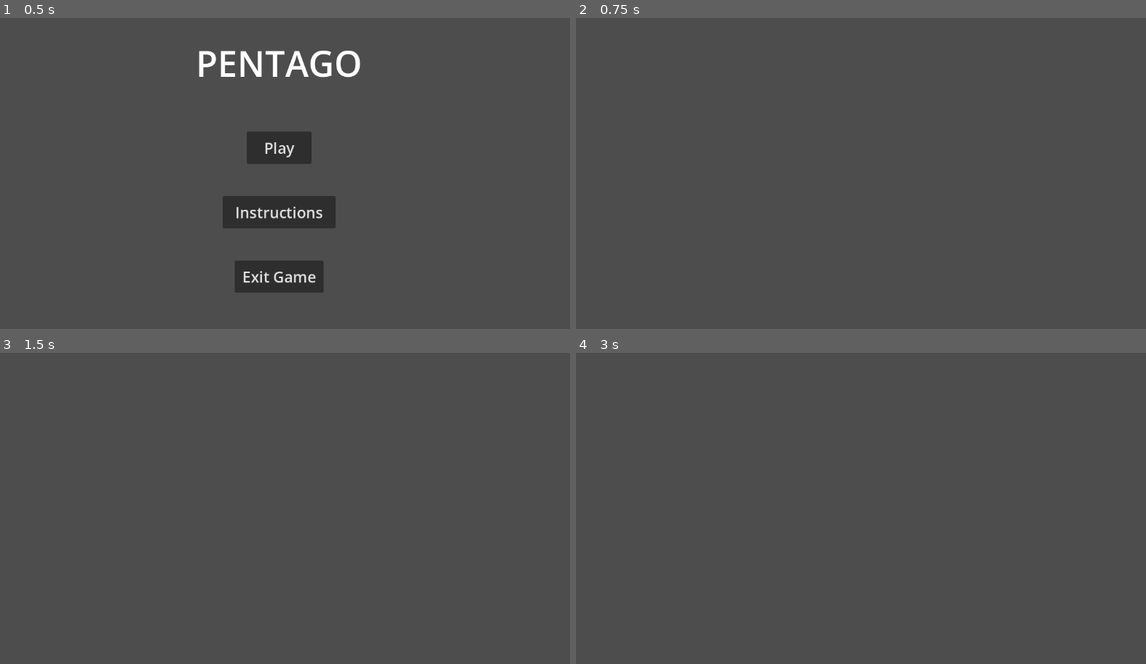
Above: before the commit, frames 1-4 (two rows, left to right).
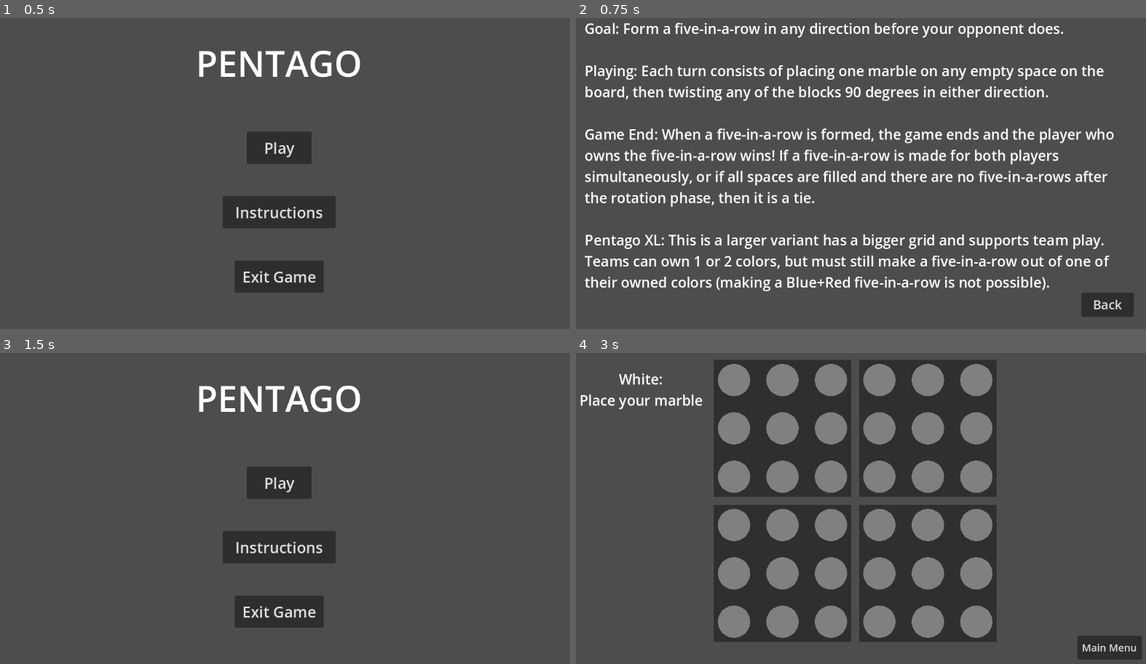
Above: after the commit, the same moments.

Repository: JadenValdez/Pentago
Game: Godot game, scene res://Scenes/Pages/Pentago.tscn
Two runs of this game, one before a commit and one after it. Both use one fixed random seed, a clock stepped at 60 frames per second and the inputs below.
Inputs (mouse positions are in pixels of both pictures, inside the frame that each line leads up to):
- Up to frame 1 (0.5 s): no input
- Up to frame 2 (0.75 s): click "Instructions" at 0.5 s
- Up to frame 3 (1.5 s): click (530, 639) at 1.25 s, where only the run after the commit has a clickable "Back"
- Up to frame 4 (3 s): click (855, 483) at 2 s, where only the run after the commit has a clickable "Play"; click (724, 530) at 2.75 s, where only the run after the commit has a clickable "Pentago"

Frame 1 is identical in both runs. In frame 2, 13% of the frame differs, in the area x 1-98%, y 1-97%; in frame 3, 5.7%; in frame 4, 43%, in the area x 0-100%, y 2-99%.

Commit message:
Finished Project
Added instructions page, added vs message to Pentago XL to make team colors clear

Diff:
--- a/Scenes/Pages/Pentago.tscn
+++ b/Scenes/Pages/Pentago.tscn
@@ -1,8 +1,9 @@
-[gd_scene load_steps=5 format=3 uid="uid://jsyjew6jtn8r"]
+[gd_scene load_steps=6 format=3 uid="uid://jsyjew6jtn8r"]
 
 [ext_resource type="Script" path="res://Scripts/Pentago.gd" id="1_6xm0i"]
 [ext_resource type="PackedScene" uid="uid://btikk6tcdgd0h" path="res://Scenes/Pages/MainMenu.tscn" id="2_6y1g4"]
 [ext_resource type="PackedScene" uid="uid://clkpujry6t0ll" path="res://Scenes/GamePieces/RotationButtons.tscn" id="2_nq8br"]
+[ext_resource type="Script" path="res://Scripts/Instructions.gd" id="3_0gmb4"]
 [ext_resource type="PackedScene" uid="uid://dcjr8ipt1brxb" path="res://Scenes/Pages/GameCustomization.tscn" id="3_xpyho"]
 
 [node name="Pentago" type="Node2D"]
@@ -10,19 +11,48 @@
 
 [node name="MainMenu" parent="." instance=ExtResource("2_6y1g4")]
 
+[node name="Instructions" type="Node2D" parent="."]
+visible = false
+script = ExtResource("3_0gmb4")
+
+[node name="Label" type="Label" parent="Instructions"]
+offset_left = 40.0
+offset_top = 32.0
+offset_right = 1128.0
+offset_bottom = 624.0
+theme_override_font_sizes/font_size = 28
+text = "Goal: Form a five-in-a-row in any direction before your opponent does.
+
+Playing: Each turn consists of placing one marble on any empty space on the board, then twisting any of the blocks 90 degrees in either direction.
+
+Game End: When a five-in-a-row is formed, the game ends and the player who owns the five-in-a-row wins! If a five-in-a-row is made for both players simultaneously, or if all spaces are filled and there are no five-in-a-rows after the rotation phase, then it is a tie.
+
+Pentago XL: This is a larger variant has a bigger grid and supports team play. Teams can own 1 or 2 colors, but must still make a five-in-a-row out of one of their owned colors (making a Blue+Red five-in-a-row is not possible)."
+autowrap_mode = 3
+
+[node name="Button" type="Button" parent="Instructions"]
+offset_left = 1024.0
+offset_top = 576.0
+offset_right = 1128.0
+offset_bottom = 624.0
+theme_override_font_sizes/font_size = 25
+text = "Back"
+
 [node name="GameCustomization" parent="." instance=ExtResource("3_xpyho")]
 visible = false
 
 [node name="RotationButtons" parent="." instance=ExtResource("2_nq8br")]
 visible = false
-position = Vector2(16, 560)
+position = Vector2(40, 560)
 
 [node name="Label" type="Label" parent="."]
-offset_left = 24.0
-offset_top = 16.0
-offset_right = 296.0
-offset_bottom = 128.0
-theme_override_font_sizes/font_size = 30
+offset_left = 16.0
+offset_top = 48.0
+offset_right = 288.0
+offset_bottom = 160.0
+theme_override_font_sizes/font_size = 28
+horizontal_alignment = 1
+vertical_alignment = 1
 autowrap_mode = 3
 
 [node name="MainMenuButton" type="Button" parent="."]
@@ -34,4 +64,13 @@
 theme_override_font_sizes/font_size = 20
 text = "Main Menu"
 
+[node name="Players" type="Label" parent="."]
+offset_left = 864.0
+offset_top = 48.0
+offset_right = 1144.0
+offset_bottom = 184.0
+theme_override_font_sizes/font_size = 30
+horizontal_alignment = 1
+
+[connection signal="pressed" from="Instructions/Button" to="Instructions" method="_on_button_pressed"]
 [connection signal="pressed" from="MainMenuButton" to="." method="_on_main_menu_button_pressed"]
--- a/Scripts/GameCustomization.gd
+++ b/Scripts/GameCustomization.gd
@@ -24,6 +24,7 @@
 	set_board_settings(2)
 	GameManager.PlayerAmount = 2
 	GameManager.PlayerOrder = ["White", "Black"]
+	GameManager.VSMessage = ""
 	set_player_settings()
 	SignalBus.start_game.emit()
 
@@ -61,6 +62,8 @@
 func _on_four_players_ffa_pressed() -> void:
 	GameManager.PlayerAmount = 4
 	GameManager.PlayerOrder = ["Blue", "Red", "Green", "Yellow"]
+	GameManager.VSMessage = "Blue vs Red vs
+	Green vs Yellow"
 	set_player_settings()
 	SignalBus.start_game.emit()
 
@@ -68,6 +71,9 @@
 func _on_two_players_two_colors_pressed() -> void:
 	GameManager.PlayerAmount = 2
 	GameManager.PlayerOrder = ["Blue", "Red", "Green", "Yellow"]
+	GameManager.VSMessage = "Blue + Green
+	vs
+	Red + Yellow"
 	set_player_settings()
 	SignalBus.start_game.emit()
 
@@ -75,5 +81,6 @@
 func _on_two_players_one_color_pressed() -> void:
 	GameManager.PlayerAmount = 2
 	GameManager.PlayerOrder = ["Blue", "Red"]
+	GameManager.VSMessage = "Blue vs Red"
 	set_player_settings()
 	SignalBus.start_game.emit()
--- a/Scripts/GameManager.gd
+++ b/Scripts/GameManager.gd
@@ -6,6 +6,8 @@
 var PlayerAmount: int = 2
 var PlayerOrder: Array = ["White", "Black"]
 var PlayerOrderIndex: int = 0
+var VSMessage: String
+
 
 var SpaceRows: int = 6
 var SpaceColumns: int = 6
--- /dev/null
+++ b/Scripts/Instructions.gd
@@ -0,0 +1,11 @@
+extends Node2D
+
+@onready var main_menu: Node2D = $"../MainMenu"
+
+
+func _ready() -> void:
+	pass # Replace with function body.
+
+func _on_button_pressed() -> void:
+	self.hide()
+	main_menu.show()
--- a/Scripts/MainMenu.gd
+++ b/Scripts/MainMenu.gd
@@ -1,6 +1,7 @@
 extends Node2D
 
 @onready var game_customization: Node2D = $"../GameCustomization"
+@onready var instructions: Node2D = $"../Instructions"
 
 
 func _ready() -> void:
@@ -12,7 +13,7 @@
 
 func _on_instructions_pressed() -> void:
 	self.hide()
-	#load instructions page
+	instructions.show()
 
 func _on_exit_game_pressed() -> void:
 	get_tree().quit()
--- a/Scripts/Pentago.gd
+++ b/Scripts/Pentago.gd
@@ -7,6 +7,7 @@
 const BLOCK = preload("res://Scenes/GamePieces/Block.tscn")
 const screen_size: Vector2 = Vector2(1152, 648)
 @onready var label: Label = $Label
+@onready var players: Label = $Players
 
 
 func _ready() -> void:
@@ -19,10 +20,12 @@
 	main_menu.hide()
 	main_menu_button.show()
 	game_customization.hide()
+
 	GameManager.CurrentPlayer = GameManager.PlayerOrder[0]
 	GameManager.PlayerOrderIndex = 0
 	label.text = GameManager.CurrentPlayer + ":
-		Place your ball"
+		Place your marble"
+	players.text = GameManager.VSMessage
 	create_blocks()
 
 #creates a grid of blocks, each which contain 9 spaces
@@ -38,7 +41,7 @@
 #changes label text at start of placement phase
 func _start_placement_phase() -> void:
 	label.text = GameManager.CurrentPlayer + ":
-		Place your ball"
+		Place your marble"
 
 #changes label text at start of rotation phase
 func _start_rotation_phase() -> void:
@@ -54,4 +57,5 @@
 	main_menu_button.hide()
 	main_menu.show()
 	label.text = ""
+	players.text = ""
 	SignalBus.clear_board.emit()
--- a/Scripts/RotationButtons.gd
+++ b/Scripts/RotationButtons.gd
@@ -5,6 +5,7 @@
 func _ready() -> void:
 	SignalBus.start_placement_phase.connect(_start_placement_phase)
 	SignalBus.select_block.connect(_select_block)
+	SignalBus.end_game.connect(_end_game)
 
 #becomes inactive at the start of the placement phase
 func _start_placement_phase() -> void:
@@ -28,3 +29,7 @@
 		match event.button_index:
 			MOUSE_BUTTON_LEFT:
 				RotationLogic.RotateClockwise(selected_block)
+
+#becomes inactive when the game ends
+func _end_game(_message) -> void:
+	pass
